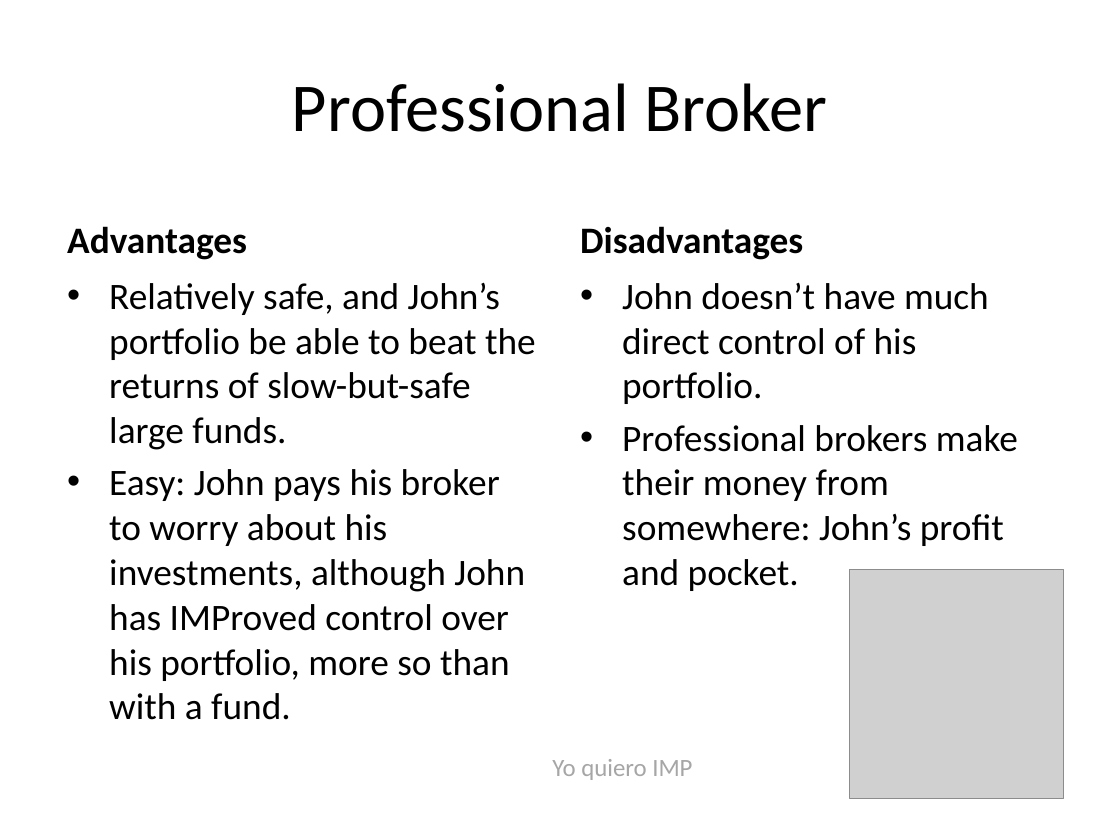
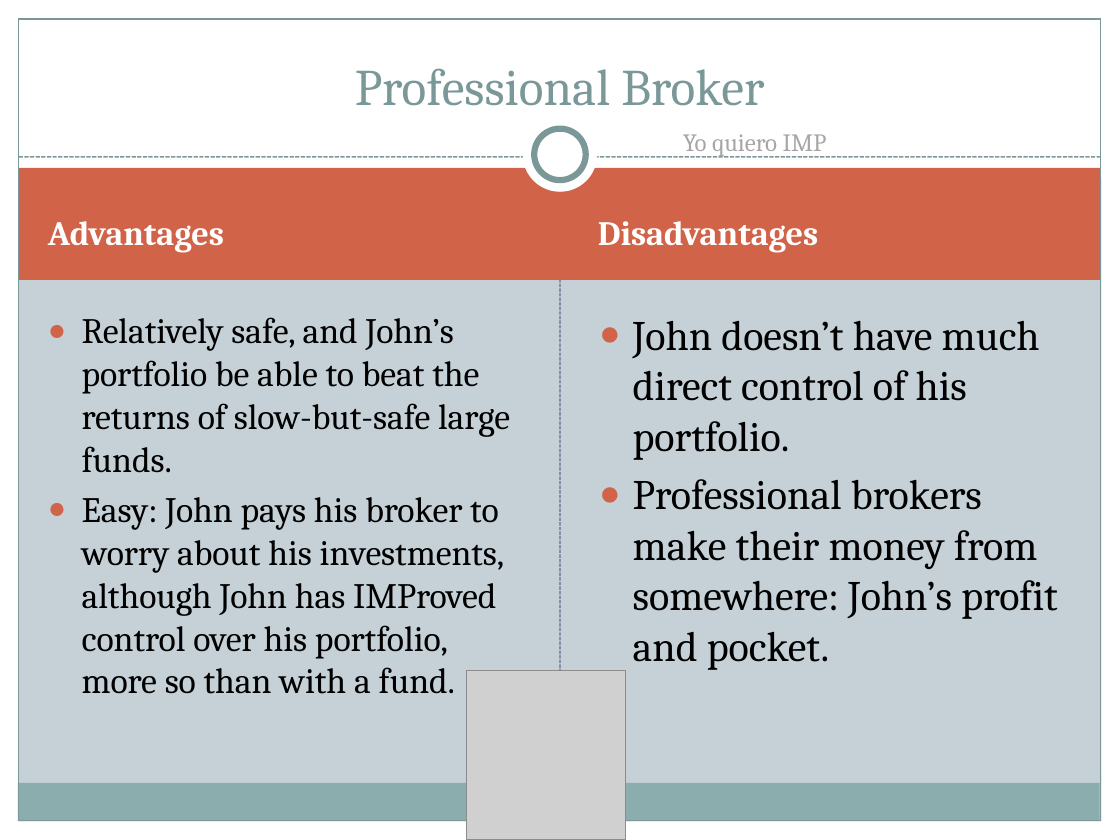
Before and after one commit to ChrisBye/rpi-imp, a slide deck: slide 4 of final presentation/justification and vision.pptx. Drawn at 1120x840 pixels with LibreOffice and Linux fonts; fonts in the diff are those of the drawing; grey boxes stand for pictures. Boxes give left, top, right and bottom in pixels: in the first picture for what was removed or moved away, otherwise in the second. Text is boxed around its words. In the diff, an @@ line names an element or a change of style, - is before the commit and + after.

```diff
--- a/final presentation/justification and vision.pptx
+++ b/final presentation/justification and vision.pptx
@@ background #FFFFFF to #C5D1D7 @@
@@ rectangle added at box(0, 0, 1120, 177), fill #FFFFFF @@
@@ rectangle added at box(0, 0, 19, 840), fill #FFFFFF @@
@@ rectangle added at box(19, 19, 1101, 821), outline #7C999A 0.75 pt @@
@@ title "Professional Broker": place and size @@
-title "Professional Broker" at box(292, 83, 827, 132)
+title "Professional Broker" at box(355, 68, 764, 106)
@@ title "Professional Broker" at box(355, 68, 764, 106): size 44 to 33 pt, font Calibri to Cambria, text colour #000000 to #7C999A; vertical alignment middle to bottom @@
@@ rectangle added at box(1101, 0, 1120, 840), fill #FFFFFF @@
@@ ellipse added at box(523, 118, 598, 193), fill #FFFFFF @@
@@ ellipse added at box(534, 129, 586, 180), fill #FFFFFF, outline #7C999A 4 pt @@
@@ text "Yo quiero IMP": place and size @@
-text "Yo quiero IMP" at box(552, 759, 692, 780)
+text "Yo quiero IMP" at box(683, 134, 827, 157)
@@ text "Yo quiero IMP" at box(683, 134, 827, 157): font Calibri to Cambria @@
@@ rectangle added at box(19, 168, 1101, 280), fill #D16349 @@
@@ line added from (19, 157) to (1101, 157), #7C999A 0.9 pt dashed @@
@@ text "Advantages" at box(48, 221, 224, 252): size 24 to 22 pt, font Calibri to Cambria, text colour #000000 to #FFFFFF; vertical alignment bottom to middle @@
@@ text "Advantages": place and size @@
-text "Advantages" at box(67, 226, 247, 260)
+text "Advantages" at box(48, 221, 224, 252)
@@ text "Disadvantages": place and size @@
-text "Disadvantages" at box(580, 226, 803, 260)
+text "Disadvantages" at box(598, 221, 818, 252)
@@ text "Disadvantages" at box(598, 221, 818, 252): size 24 to 22 pt, font Calibri to Cambria, text colour #000000 to #FFFFFF; vertical alignment bottom to middle @@
@@ line added from (560, 783) to (560, 270), #646B86 0.75 pt dashed @@
@@ text "Relatively safe, and John’s portfolio ...": place and size @@
-text "Relatively safe, and John’s portfolio ..." at box(109, 282, 536, 720)
+text "Relatively safe, and John’s portfolio ..." at box(82, 317, 510, 694)
@@ text "Relatively safe, and John’s portfolio ..." at box(82, 317, 510, 694): size 24 to 22.9 pt, font Calibri to Cambria; bullet • to ● @@
@@ text "John doesn’t have much direct ...": place and size @@
-text "John doesn’t have much direct ..." at box(622, 282, 1018, 591)
+text "John doesn’t have much direct ..." at box(633, 320, 1057, 670)
@@ text "John doesn’t have much direct ..." at box(633, 320, 1057, 670): size 24 to 27 pt, font Calibri to Cambria; bullet • to ● @@
@@ picture: place and size @@
-picture at box(849, 569, 1064, 797)
+picture at box(467, 671, 626, 840)
@@ rectangle added at box(18, 783, 1100, 821), fill #8CADAE @@
@@ rectangle added at box(0, 821, 1120, 840), fill #FFFFFF @@
```
Also in this commit, not shown: 10 other slides changed.
